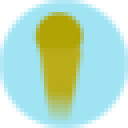
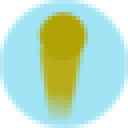
Before/after of a 128px x 128px layered artwork. What changed in the layer stack:
added layer "Floated Layer" above "Ball" over [36, 12, 88, 60]
moved "Ball" above "Trail", painted on it over [32, 12, 88, 60]
